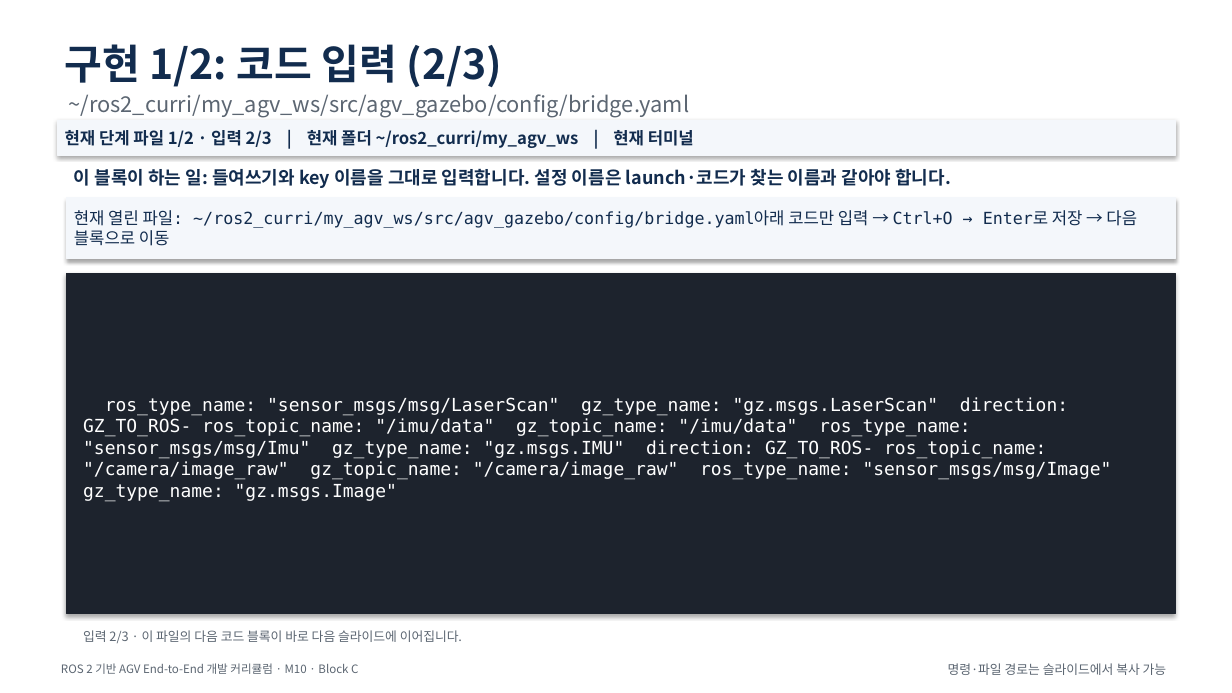
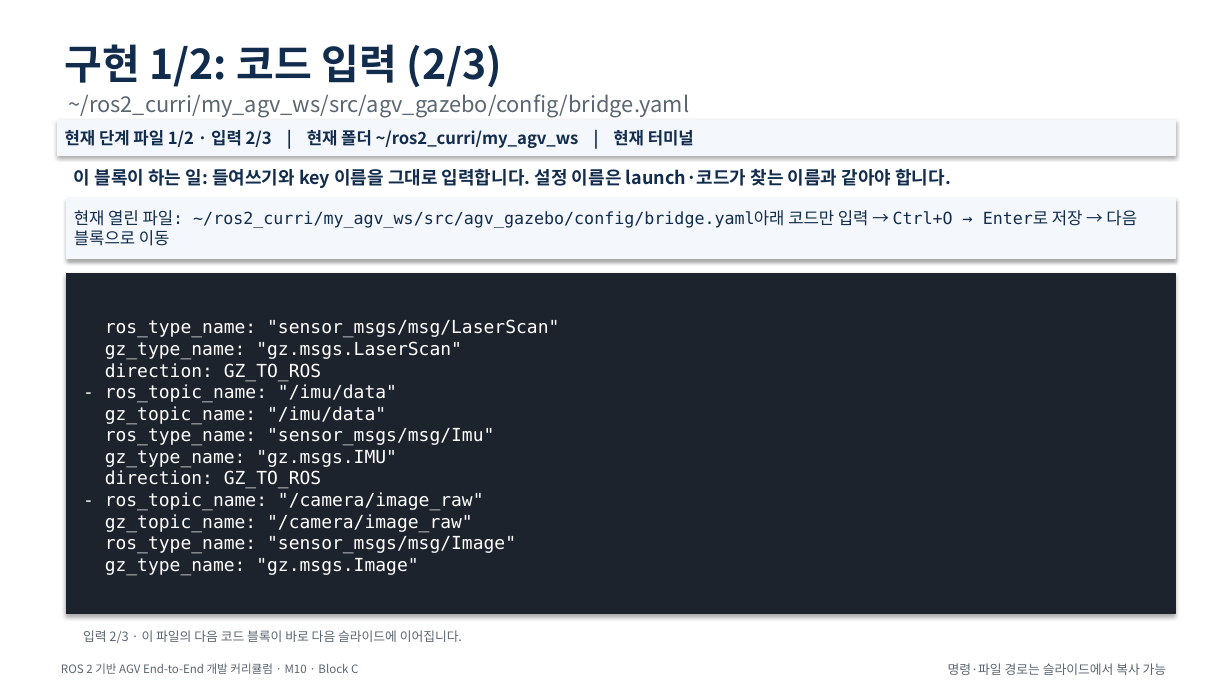
Before and after one commit to choimagon/ros2_curri, a slide deck: slide 88 of blocks/C_drive_visualization/Block_C_M시리즈_통합_따라하기.pptx (slide 87 before the commit). Drawn at 1232x693 pixels with LibreOffice and Linux fonts; fonts in the diff are those of the drawing. Boxes give left, top, right and bottom in pixels: in the first picture for what was removed or moved away, otherwise in the second. Text is boxed around its words. In the diff, an @@ line names an element or a change of style, - is before the commit and + after.

```diff
--- a/blocks/C_drive_visualization/Block_C_M시리즈_통합_따라하기.pptx
+++ b/blocks/C_drive_visualization/Block_C_M시리즈_통합_따라하기.pptx
@@ text in rectangle at <box>105,319,559,576</box>: text changed @@
-ros_type_name: "sensor_msgs/msg/LaserScan" gz_type_name: "gz.msgs.LaserScan" direction: GZ_TO_ROS- ros_topic_name: "/imu/data" gz_topic_name: "/imu/data" ros_type_name: "sensor_msgs/msg/Imu" gz_type_name: "gz.msgs.IMU" direction: GZ_TO_ROS- ros_topic_name: "/camera/image_raw" gz_topic_name: "/camera/image_raw" ros_type_name: "sensor_msgs/msg/Image" gz_type_name: "gz.msgs.Image"
+ros_type_name: "sensor_msgs/msg/LaserScan"
+gz_type_name: "gz.msgs.LaserScan"
+direction: GZ_TO_ROS
+- ros_topic_name: "/imu/data"
+gz_topic_name: "/imu/data"
+ros_type_name: "sensor_msgs/msg/Imu"
+gz_type_name: "gz.msgs.IMU"
+direction: GZ_TO_ROS
+- ros_topic_name: "/camera/image_raw"
+gz_topic_name: "/camera/image_raw"
+ros_type_name: "sensor_msgs/msg/Image"
+gz_type_name: "gz.msgs.Image"
```
Also in this commit, not shown: 59 other slides changed, 4 slides added, 55 other files.
